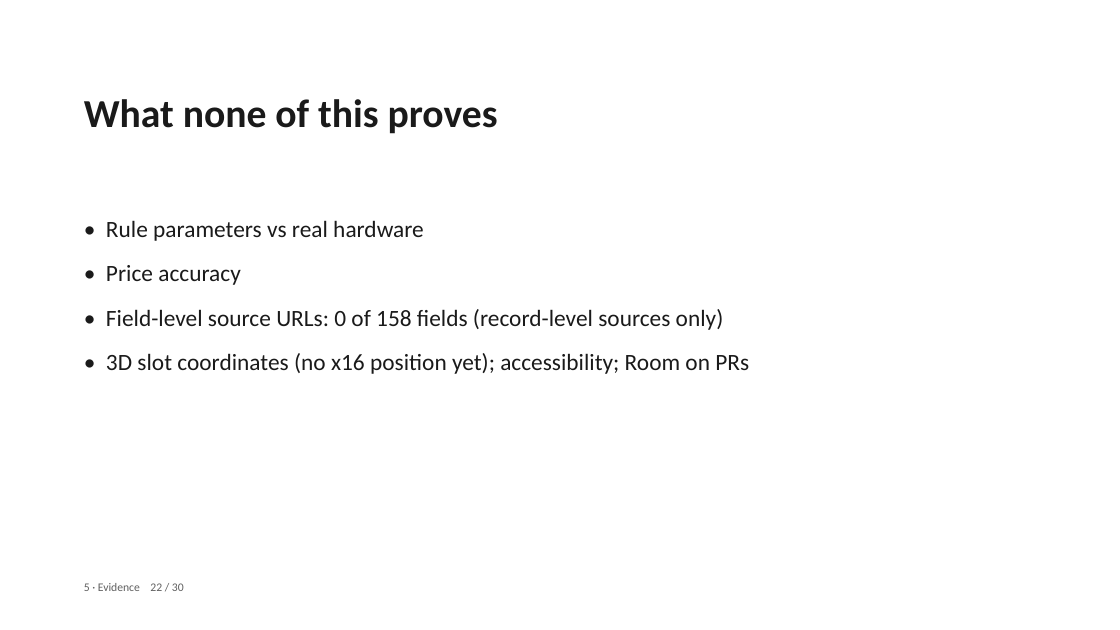
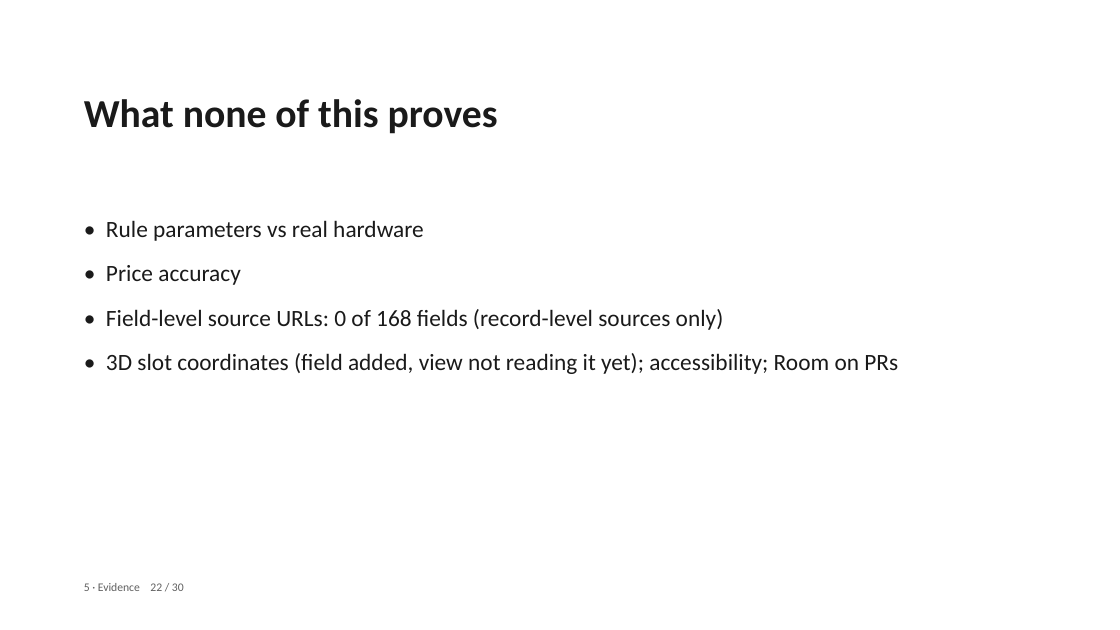
Before and after one commit to pc-buildmate/pcbuildmate, a slide deck: slide 22 of materials/source/Defense_Deck.pptx. Drawn at 1120x630 pixels with LibreOffice and Linux fonts; fonts in the diff are those of the drawing. Boxes give left, top, right and bottom in pixels: in the first picture for what was removed or moved away, otherwise in the second. Text is boxed around its words. In the diff, an @@ line names an element or a change of style, - is before the commit and + after.

```diff
--- a/materials/source/Defense_Deck.pptx
+++ b/materials/source/Defense_Deck.pptx
@@ text at [106, 309, 898, 374]: text changed @@
-• Field-level source URLs: 0 of 158 fields (record-level sources only)
-• 3D slot coordinates (no x16 position yet); accessibility; Room on PRs
+• Field-level source URLs: 0 of 168 fields (record-level sources only)
+• 3D slot coordinates (field added, view not reading it yet); accessibility; Room on PRs
```
Also in this commit, not shown: 2 other slides changed, 8 other files.
